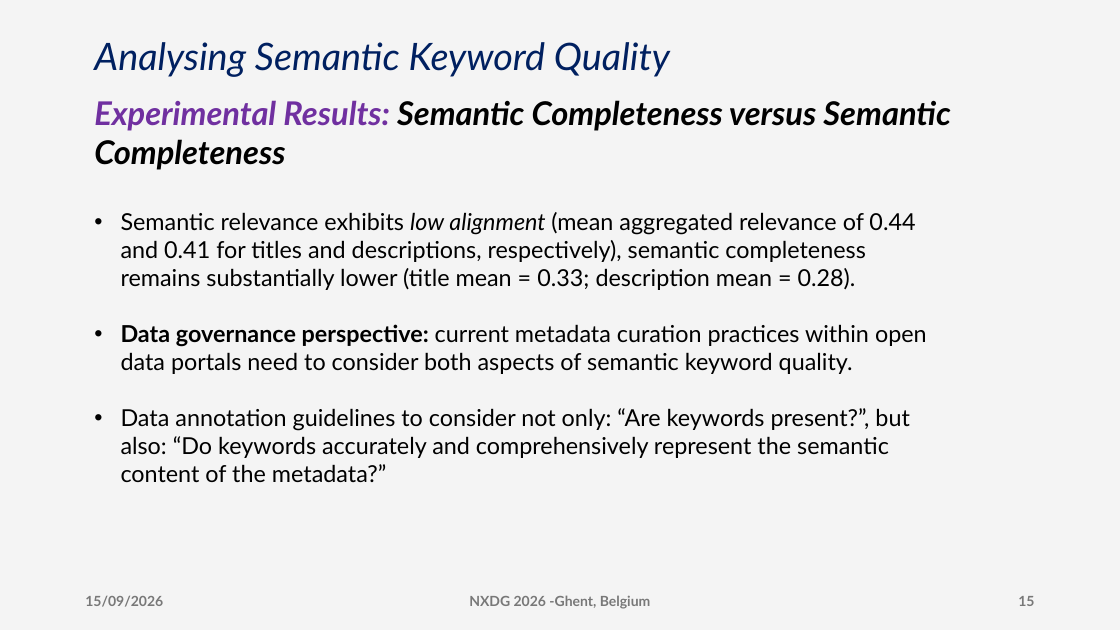
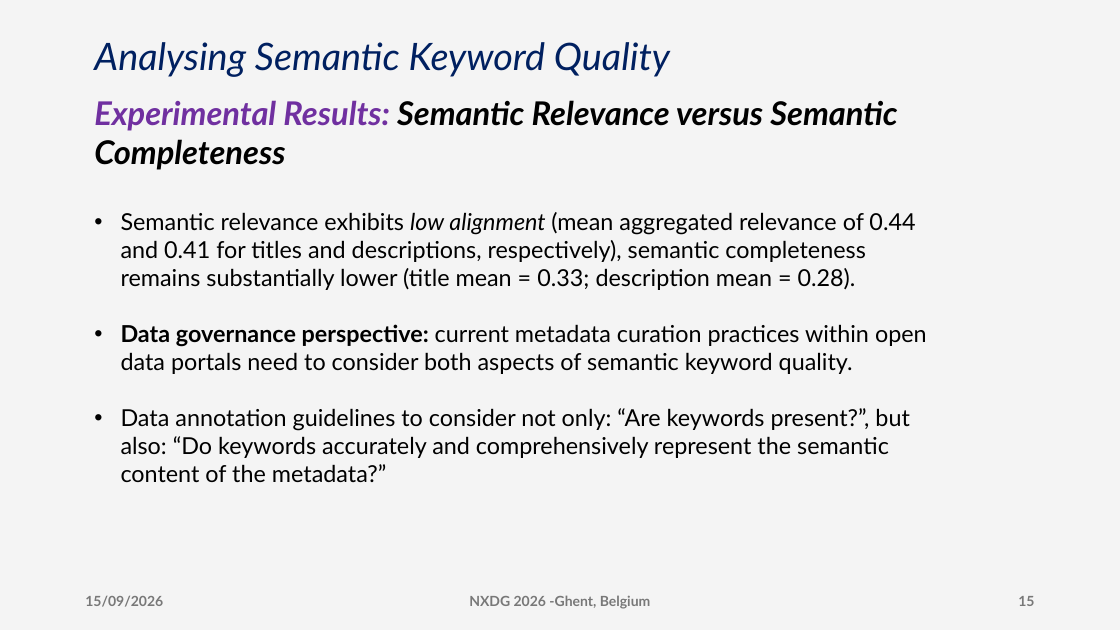
Before and after one commit to DeperiasKerre/deperiaskerre.github.io, a slide deck: slide 15 of slides/nxdg_2026_Deperias.pptx. Drawn at 1120x630 pixels with LibreOffice and Linux fonts; fonts in the diff are those of the drawing. Boxes give left, top, right and bottom in pixels: in the first picture for what was removed or moved away, otherwise in the second. Text is boxed around its words. In the diff, an @@ line names an element or a change of style, - is before the commit and + after.

```diff
--- a/slides/nxdg_2026_Deperias.pptx
+++ b/slides/nxdg_2026_Deperias.pptx
@@ text at [94, 100, 897, 170]: text changed @@
-Experimental Results: Semantic Completeness versus Semantic Completeness
+Experimental Results: Semantic Relevance versus Semantic Completeness
```
Also in this commit, not shown: 6 other slides changed.
